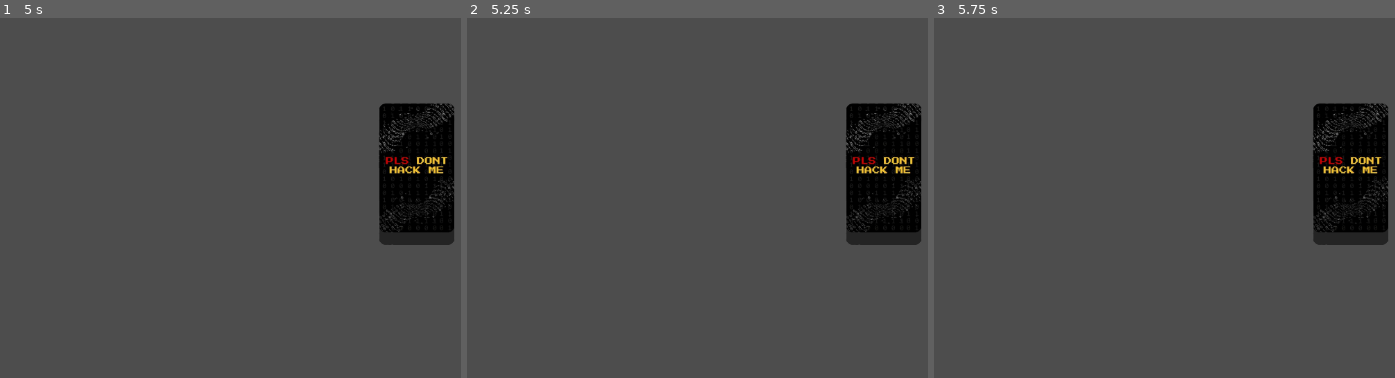
Above: before the commit, frames 1-3 (left to right).
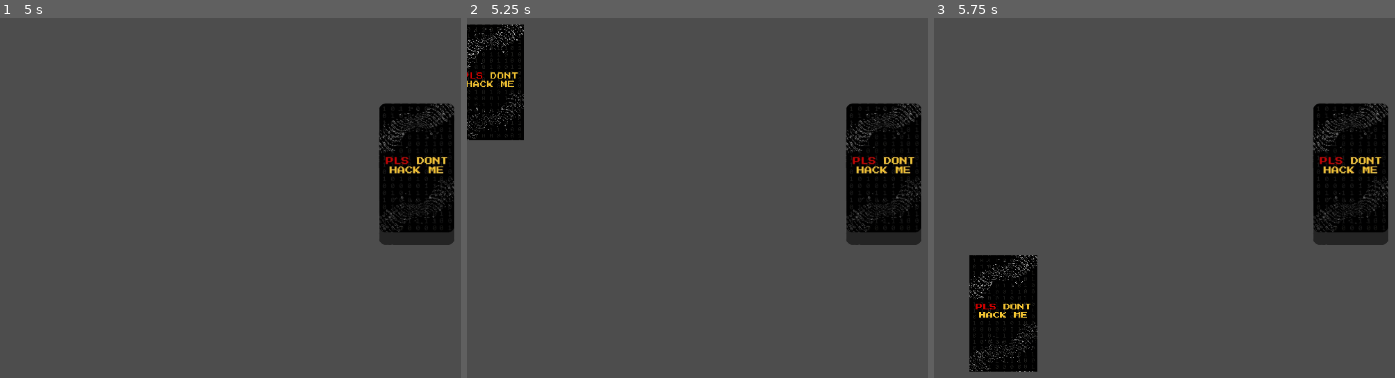
Above: after the commit, the same moments.

Repository: tawaninm/PlsDontHackMe
Game: Godot game, scene res://Scene/main.tscn
The game is run twice, just before and just after one commit, with the same random seed, the same clock (stepped at 60 frames per second) and the same inputs.
Inputs (mouse positions are in pixels of both pictures, inside the frame that each line leads up to):
- Up to frame 1 (5 s): tap Enter at 0.5, 2, 3.5 s; move the mouse to (outside the picture) at 0.52 s; click (outside the picture) at 0.67 s; tap Space at 1.25, 2.75, 4.25 s; drag from (239, 212) to (414, 169) at 1.27 s; move the mouse to (outside the picture) at 2.02 s; click (outside the picture) at 2.17 s; drag from (359, 280) to (161, 122) at 2.77 s; move the mouse to (outside the picture) at 3.52 s; click (outside the picture) at 3.67 s; drag from (161, 122) to (414, 169) at 4.27 s
- Up to frame 2 (5.25 s): move the mouse to (904, 190) at 5.02 s; click (904, 190) at 5.17 s
- Up to frame 3 (5.75 s): no input

Frame 1 is identical in both runs. In frame 2, 3.8% of the frame differs, in the area x 0-13%, y 1-34%; in frame 3, 4.6%, in the area x 7-23%, y 65-99%.

Commit message:
Added Drawing and Using cards
I have removed the dragging and replaced it with just cliking to activate the cards

Diff:
--- /dev/null
+++ b/Script/CardData.gd
@@ -0,0 +1,16 @@
+extends Node
+
+const CARDS = {
+	"Cat": {
+		"artwork": preload("res://Asset/CARDS/13.png"),
+	},
+	"Overclock": {
+		"artwork": preload("res://Asset/CARDS/6.png"),
+	},
+	"CorruptedScript": {
+		"artwork": preload("res://Asset/CARDS/9.png"),
+	},
+	"VirusAttack": {
+		"artwork": preload("res://Asset/CARDS/19.png"),
+	},
+}
--- a/Script/card.gd
+++ b/Script/card.gd
@@ -2,20 +2,15 @@
 
 signal hovered
 signal hovered_off
+
 var starting_position
 
-# Called when the node enters the scene tree for the first time.
 func _ready() -> void:
-	#all cards must be a child of cardmanager or this will error
+	# all cards must be a child of CardManager or this will error
 	get_parent().connect_card_signals(self)
 
-# Called every frame. 'delta' is the elapsed time since the previous frame.
-func _process(delta: float) -> void:
-	pass
-
 func _on_area_2d_mouse_entered() -> void:
-	emit_signal("hovered",self)
-
+	emit_signal("hovered", self)
 
 func _on_area_2d_mouse_exited() -> void:
-	emit_signal("hovered_off",self)
+	emit_signal("hovered_off", self)
--- a/Script/card_manager.gd
+++ b/Script/card_manager.gd
@@ -5,60 +5,53 @@
 
 var card_being_dragged
 var screen_size
-var is_hovering_on_card
+var is_hovering_on_card = false
 var player_hand_reference
 
-func on_card_pressed(card):
-	print("pressed %s" % card.name)
-	player_hand_reference.remove_card_from_hand(card)
 func _ready() -> void:
 	screen_size = get_viewport_rect().size
 	player_hand_reference = $"../PlayerHand"
 	$"../Input".connect("left_mouse_button_clicked", on_left_click)
 
-
 func _process(delta: float) -> void:
 	if card_being_dragged:
 		var mouse_pos = get_global_mouse_position()
-		card_being_dragged.position = Vector2(clamp(mouse_pos.x, 0, screen_size.x),
-			clamp(mouse_pos.y, 0, screen_size.y))
+		card_being_dragged.position = Vector2(
+			clamp(mouse_pos.x, 0, screen_size.x),
+			clamp(mouse_pos.y, 0, screen_size.y)
+		)
 
+func on_card_pressed(card):
+	print("pressed %s" % card.name)
+	player_hand_reference.remove_card_from_hand(card)
 
-#func _input(event) :
-#	if event is InputEventMouseButton and event.button_index == MOUSE_BUTTON_LEFT:
-#		if event.pressed:
-#			var card = raycast_check_for_card()
-#			if card:
-#				on_card_pressed(card)
+func on_left_click():
+	print("clicked")
 
 func connect_card_signals(card):
 	card.connect("hovered", on_hovered_over_card)
 	card.connect("hovered_off", on_hovered_off_card)
 
-func on_left_click():
-	print("clicked")
-
-func on_hovered_over_card(card) :
+func on_hovered_over_card(card):
 	if !is_hovering_on_card:
 		is_hovering_on_card = true
-	hightlight_card(card,true)
+	hightlight_card(card, true)
 
-func on_hovered_off_card(card) :
+func on_hovered_off_card(card):
 	if !card_being_dragged:
-		hightlight_card(card,false)
-		# check if hovered off card straight on to another card
-		var new_card_horvered = raycast_check_for_card()
-		if new_card_horvered:
-			hightlight_card(new_card_horvered,true)
-		else :
+		hightlight_card(card, false)
+		var new_card_hovered = raycast_check_for_card()
+		if new_card_hovered:
+			hightlight_card(new_card_hovered, true)
+		else:
 			is_hovering_on_card = false
 
 func hightlight_card(card, hovered):
 	if hovered:
-		card.scale = Vector2(0.21,0.21)
+		card.scale = Vector2(0.21, 0.21)
 		card.z_index = 2
-	else :
-		card.scale = Vector2(0.2,0.2)
+	else:
+		card.scale = Vector2(0.2, 0.2)
 		card.z_index = 1
 
 func raycast_check_for_card_slot():
@@ -80,15 +73,14 @@
 	parameters.collision_mask = COLLISIONMASK_CARD
 	var result = space_state.intersect_point(parameters)
 	if result.size() > 0:
-		return get_card_with_hightest_z_index(result)
+		return get_card_with_highest_z_index(result)
 	return null
 
-func get_card_with_hightest_z_index(card) :
-	var highest_z_card = card[0].collider.get_parent()
+func get_card_with_highest_z_index(cards):
+	var highest_z_card = cards[0].collider.get_parent()
 	var highest_z_index = highest_z_card.z_index
-
-	for i in range(1,card.size()):
-		var current_card = card[i].collider.get_parent()
+	for i in range(1, cards.size()):
+		var current_card = cards[i].collider.get_parent()
 		if current_card.z_index > highest_z_index:
 			highest_z_card = current_card
 			highest_z_index = current_card.z_index
--- a/Script/deck.gd
+++ b/Script/deck.gd
@@ -1,15 +1,26 @@
 extends Node2D
 
-var player_deck = ["card", "card", "card",]
-
-func _ready() -> void:
-	pass
+const CARD_SCENE_PATH = "res://Scene/card.tscn"
+var card_types = ["Overclock", "CorruptedScript", "VirusAttack", "Cat"]
+var card_data_reference = preload("res://Script/CardData.gd")
 
 func draw_card():
 	print("draw")
-	pass
-#	for i in range(HAND_COUNT):
-#		var new_card = card_scene.instantiate()
-#		$"../CardManager".add_child(new_card)
-#		new_card.name = "Card_%d" % i
-#		add_card_to_hand(new_card)
+
+	# Pick random type
+	var card_type = card_types[randi() % card_types.size()]
+
+	# Make new card
+	var card_scene = preload(CARD_SCENE_PATH)
+	var new_card = card_scene.instantiate()
+	$"../CardManager".add_child(new_card)
+
+	# Name it
+	new_card.name = "Card_" + card_type
+
+	# Apply artwork (⚠ requires the card scene to have a Sprite2D or TextureRect)
+	if new_card.has_node("Artwork"): # your child node inside card.tscn
+		new_card.get_node("Artwork").texture = card_data_reference.CARDS[card_type]["artwork"]
+
+	# Send to hand
+	$"../PlayerHand".add_card_to_hand(new_card)
--- a/Script/input.gd
+++ b/Script/input.gd
@@ -1,4 +1,5 @@
 extends Node2D
+
 signal left_mouse_button_clicked
 
 const COLLISION_MASK_CARD = 1
@@ -6,16 +7,15 @@
 
 var card_manager_reference
 var deck_reference
+
 func _ready() -> void:
 	card_manager_reference = $"../CardManager"
 	deck_reference = $"../Deck"
 
-
-func _input(event) :
-	if event is InputEventMouseButton and event.button_index == MOUSE_BUTTON_LEFT:
-		if event.pressed:
-			emit_signal("left_mouse_button_clicked")
-			raycast_at_cursor
+func _input(event):
+	if event is InputEventMouseButton and event.button_index == MOUSE_BUTTON_LEFT and event.pressed:
+		emit_signal("left_mouse_button_clicked")
+		raycast_at_cursor()
 
 func raycast_at_cursor():
 	var space_state = get_world_2d().direct_space_state
@@ -24,10 +24,14 @@
 	parameters.collide_with_areas = true
 	var result = space_state.intersect_point(parameters)
 	if result.size() > 0:
-		var result_collision_mask = result[0].collider.collision_mask
-		if result_collision_mask == COLLISION_MASK_CARD:
-			var card_found = result[0].collider.get_parent()
-			if card_found:
-				card_manager_reference.start_drag(card_found)
-		elif result_collision_mask == COLLISION_MASK_DECK:
-			deck_reference.draw_card
+		var collider = result[0].collider
+		if collider is Node:
+			# Check deck first
+			if collider.get_parent() == deck_reference:
+				deck_reference.draw_card()
+				return
+			# Check card
+			elif collider.collision_mask & COLLISION_MASK_CARD != 0:
+				var card_found = collider.get_parent()
+				if card_found:
+					card_manager_reference.on_card_pressed(card_found)
--- a/Script/player_hand.gd
+++ b/Script/player_hand.gd
@@ -1,6 +1,5 @@
 extends Node2D
 
-const CARD_SCENE_PATH = "res://Scene/card.tscn"
 const HAND_Y_POSITION = 500
 const HAND_MARGIN = 100
 
@@ -11,7 +10,6 @@
 func _ready() -> void:
 	screen_width = get_viewport().size.x
 	center_screen_x = screen_width / 2
-	var card_scene = preload(CARD_SCENE_PATH)
 
 func add_card_to_hand(card):
 	player_hand.insert(0, card)
@@ -29,7 +27,6 @@
 	var spacing = 0.0
 	if player_hand.size() > 1:
 		spacing = available_width / (player_hand.size() - 1)
-
 	var x_offset = HAND_MARGIN + index * spacing
 	return x_offset
 
Not shown, added: Script/CardData.gd.uid
